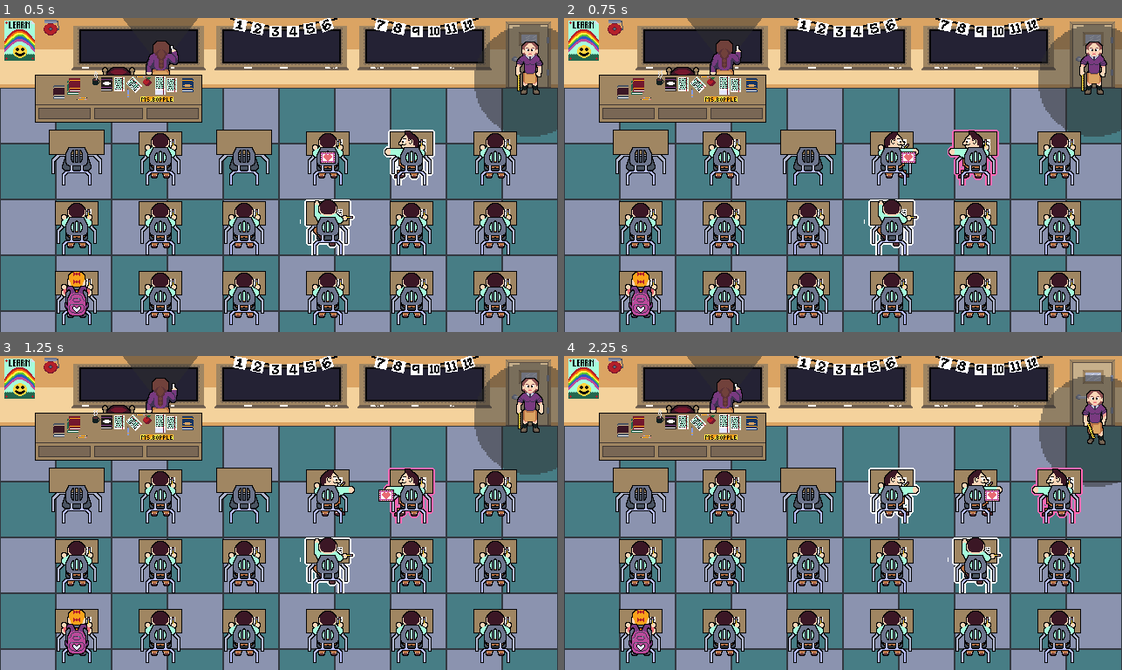
Above: before the commit, frames 1-4 (two rows, left to right).
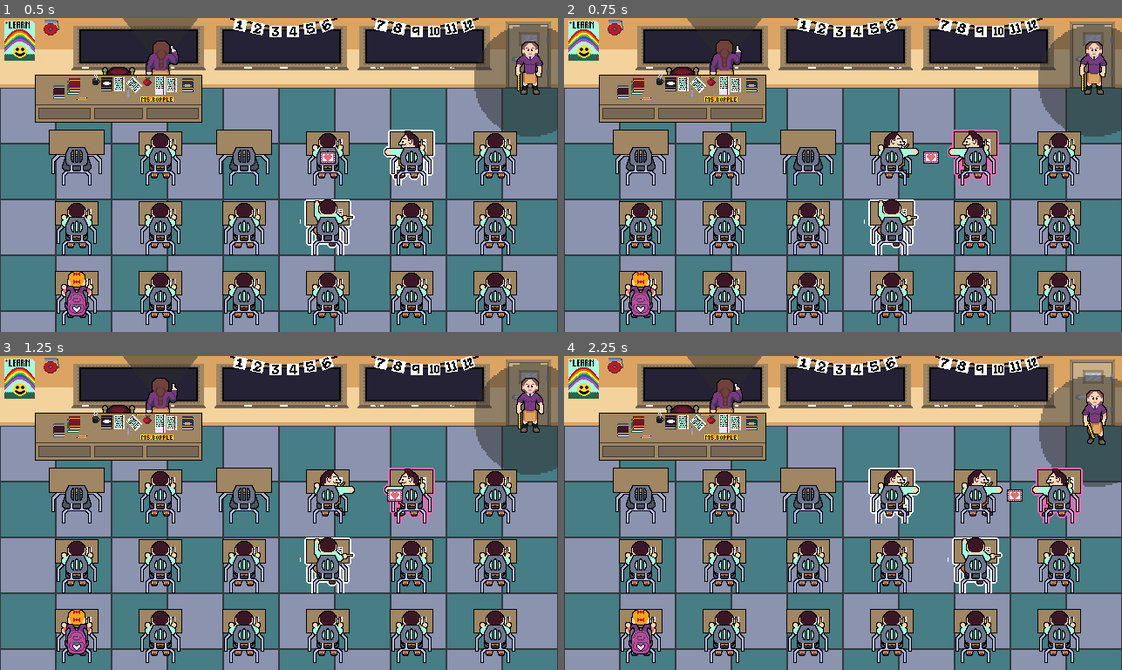
Above: after the commit, the same moments.

Repository: RacBrosGaming/Love-Note
Game: Godot game, scene res://Levels/class_room.tscn
Same seed, same stepped clock (60 frames per second), same inputs: the game is played once before the commit and once after it. The engine's default icon, where the game draws it, is replaced by a stand-in: a white triangle on a blue panel in a dark square.
Inputs (mouse positions are in pixels of both pictures, inside the frame that each line leads up to):
- Up to frame 1 (0.5 s): no input
- Up to frame 2 (0.75 s): move the mouse to (642, 228) at 0.52 s; hold Right (right) from 0.53 s (still down); hold Space (select) from 0.53 s (still down); click (642, 228) at 0.67 s
- Up to frame 3 (1.25 s): keep holding Right (right); keep holding Space (select)
- Up to frame 4 (2.25 s): move the mouse to (725, 494) at 1.27 s; release Right (right) at 1.28 s; release Space (select) at 1.28 s; hold Down (down) 1.28-2.03 s; tap Space (select) at 1.35 s; click (725, 494) at 1.42 s; move the mouse to (725, 566) at 2.02 s; hold Right (right) from 2.03 s (still down); hold Space (select) from 2.03 s (still down); click (725, 566) at 2.17 s

Frame 1 is identical in both runs. In frame 2, 0.2% of the frame differs, in the area x 60-68%, y 42-47%; in frame 3, 0.1%; in frame 4, 0.2%.

Commit message:
move note based on direction

Diff:
--- a/Scenes/note.gd
+++ b/Scenes/note.gd
@@ -2,6 +2,8 @@
 class_name Note
 
 signal stopped_moving
+
+@onready var sprite_2d: Sprite2D = $Sprite2D
 
 var starting_position: Vector2
 var desk_size: Vector2i
@@ -25,7 +27,6 @@
 	if moving == false:
 		stopped_moving.emit()
 
-
 func with_data(p_starting_position: Vector2, p_desk_size: Vector2i) -> Note:
 	starting_position = p_starting_position
 	desk_size = p_desk_size
@@ -45,6 +46,21 @@
 	if event.is_action_pressed("select"):
 		move()
 
+func _process(_delta: float) -> void:
+	var facing_position := Vector2.ZERO
+	match current_direction:
+		Vector2i.LEFT:
+			facing_position = Vector2(-32, 0)
+		Vector2i.RIGHT:
+			facing_position = Vector2(32, 0)
+		Vector2i.UP:
+			facing_position = Vector2(0, -32)
+		Vector2i.DOWN:
+			facing_position = Vector2(0, 32)
+		_:
+			facing_position = Vector2.ZERO
+	sprite_2d.position = facing_position
+
 func _physics_process(_delta: float) -> void:
 	if (!moving && !last_position.is_equal_approx(position)) || nearby_desks.is_empty():
 		ray_cast_2d.enabled = true
@@ -60,6 +76,8 @@
 	if !moving && is_instance_valid(hovered_desk):
 		var tween := create_tween()
 		tween.tween_property(self, "global_position", hovered_desk.global_position, 1)
+		var sprite_tween := create_tween()
+		sprite_tween.tween_property(sprite_2d, "position", Vector2.ZERO, 1)
 		moving = true
 		current_desk = hovered_desk
 		await tween.finished
--- a/Scenes/note.tscn
+++ b/Scenes/note.tscn
@@ -7,6 +7,7 @@
 size = Vector2(18, 14)
 
 [node name="Note" type="Area2D"]
+z_index = 1
 monitoring = false
 script = ExtResource("1_mlrsy")
 
